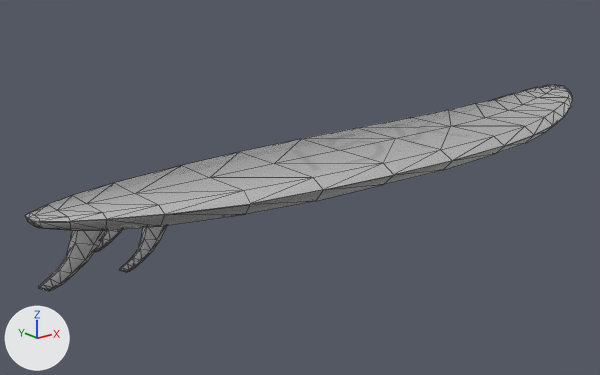
The glTF model scroll2/models/3.0/ISA.glb: old version first, new version second.
The view is the same before and after, from a 50 mm lens placed at (-99.0, -107.3, 38.5), pointed at (-8.0, 6.5, -7.0). Every picture has the same lights, and +X, +Y and +Z are marked at lower left. Mesh edges are drawn as thin lines.

Script lines for the objects in view, before the commit:
```python
mat_material = bpy.data.materials.new('Material')
mat_material.use_nodes = True; mat_material.node_tree.nodes.clear()
_N = mat_material.node_tree.nodes; _L = mat_material.node_tree.links
n0 = _N.new('ShaderNodeBsdfPrincipled'); n0.name = 'Principled BSDF'
n1 = _N.new('ShaderNodeOutputMaterial'); n1.name = 'Material Output'
n2 = _N.new('ShaderNodeMath'); n2.name = 'Math'
n2.operation = 'MULTIPLY'
n2.inputs[1].default_value = 0.075  # 'Value'
n3 = _N.new('ShaderNodeSeparateColor'); n3.name = 'Separate Color'
n4 = _N.new('ShaderNodeTexImage'); n4.name = 'Image Texture'
n4.image = img_material_metallic
_L.new(n0.outputs[0], n1.inputs[0])  # 'BSDF' to 'Surface'
_L.new(n2.outputs[0], n0.inputs[2])  # 'Value' to 'Roughness'
_L.new(n3.outputs[2], n0.inputs[1])  # 'Blue' to 'Metallic'
_L.new(n3.outputs[1], n2.inputs[0])  # 'Green' to 'Value'
_L.new(n4.outputs[0], n3.inputs[0])  # 'Color' to 'Color'
me_plane = bpy.data.meshes.new('Plane')
me_plane.from_pydata(...)  # 388 vertices, 748 faces; spans x -62.7..60.0, y -13.6..13.8, z -6.4..9.7
me_plane.materials.append(mat_material)
ob_surf = bpy.data.objects.new('SURF', me_plane)
ob_surf.location = (2.1, 0.8, -5.0)
```
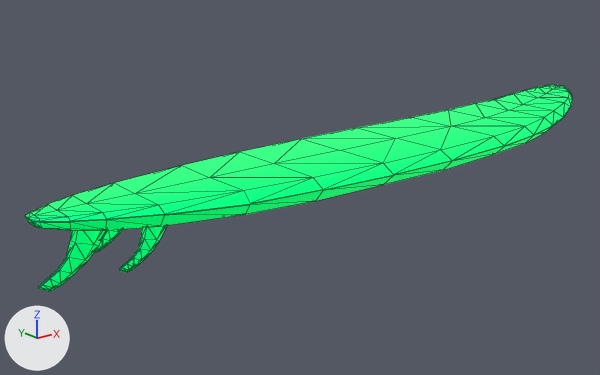
Patch to the scene script:
```diff
--- a/scroll2/models/3.0/ISA.glb.py
+++ b/scroll2/models/3.0/ISA.glb.py
@@ mat_material @@
 n0 = _N.new('ShaderNodeBsdfPrincipled'); n0.name = 'Principled BSDF'
+n0.inputs[28].default_value = 1.0  # 'Emission Strength'
+n0.inputs[27].default_value = (0.0, 0.631, 0.0921, 1.0)  # 'Emission Color', green #00d056
+n0.inputs[0].default_value = (0.0, 0.8, 0.253, 1.0)  # 'Base Color', green #00e78a
 n1 = _N.new('ShaderNodeOutputMaterial'); n1.name = 'Material Output'
@@ mat_material @@
 n2 = _N.new('ShaderNodeMath'); n2.name = 'Math'
 n2.operation = 'MULTIPLY'
-n2.inputs[1].default_value = 0.075  # 'Value'
+n2.inputs[1].default_value = 0.45  # 'Value'
 n3 = _N.new('ShaderNodeSeparateColor'); n3.name = 'Separate Color'
```

Changed parts and their boxes (x1, y1, x2, y2) in the pictures (600 x 375 px):
'SURF', recoloured, surface changed (grey to green)
    both: (25, 85, 572, 291)
